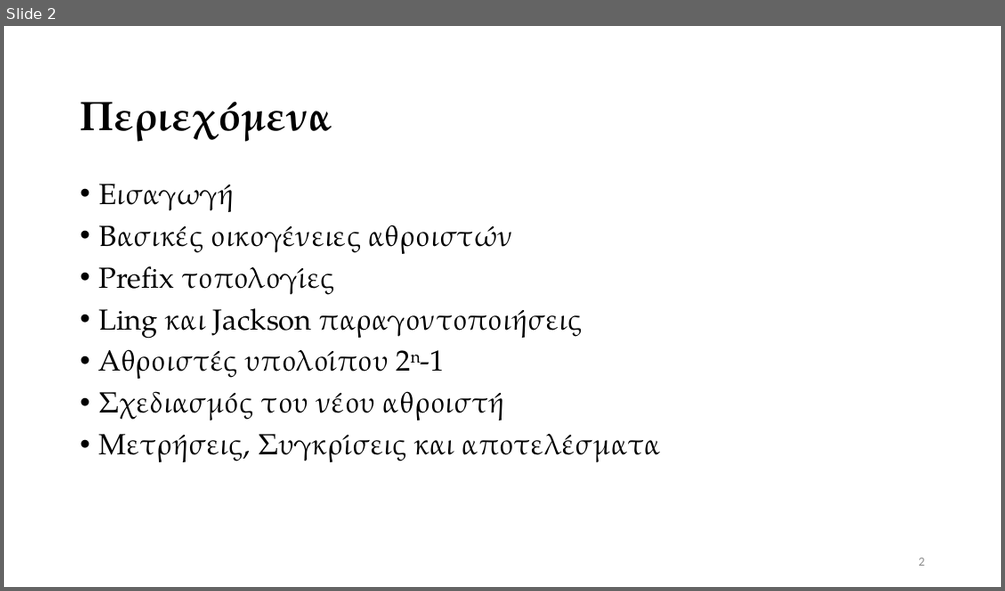
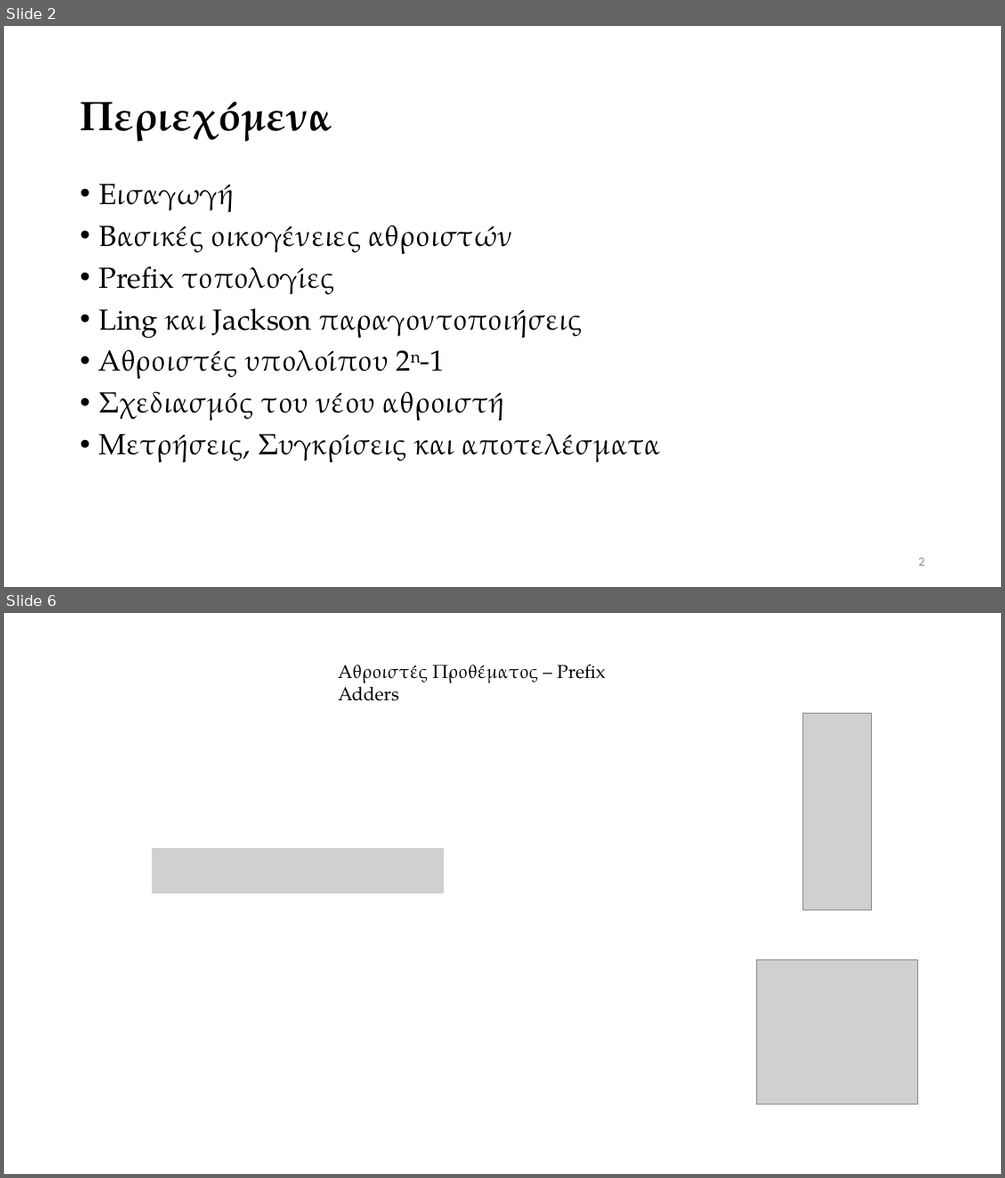
Before and after one commit to vassilas/THESIS_DOC, a slide deck: Presentation/Presentation.pptx. Shown one above the other, each under a label of ours: slide 2 before the commit, slides 2 and 6 after it; the slides between them are not shown. The pictures are 1005x591 and 1005x1178 pixels, drawn with LibreOffice and Linux fonts; fonts in the diff are those of the drawing; grey boxes stand for pictures. Boxes give left, top, right and bottom in pixels: in the first picture for what was removed or moved away, otherwise in the second. Text is boxed around its words. In the diff, an @@ line names an element or a change of style, - is before the commit and + after.

Commit message:
Update Presentation, and serial-prefix figure

```diff
--- a/Presentation/Presentation.pptx
+++ b/Presentation/Presentation.pptx
@@ slide 6 added at [4,613,1001,1174], background #FFFFFF @@
@@ text added at [338,664,606,701], 18 pt, text #000000 @@
+Αθροιστές Προθέματος – Prefix Adders
@@ picture added at [803,714,872,910] @@
@@ picture added at [152,848,444,893] @@
@@ picture added at [757,960,919,1103] @@
```
Also in this commit, not shown: 3 other slides added, 8 other files.
